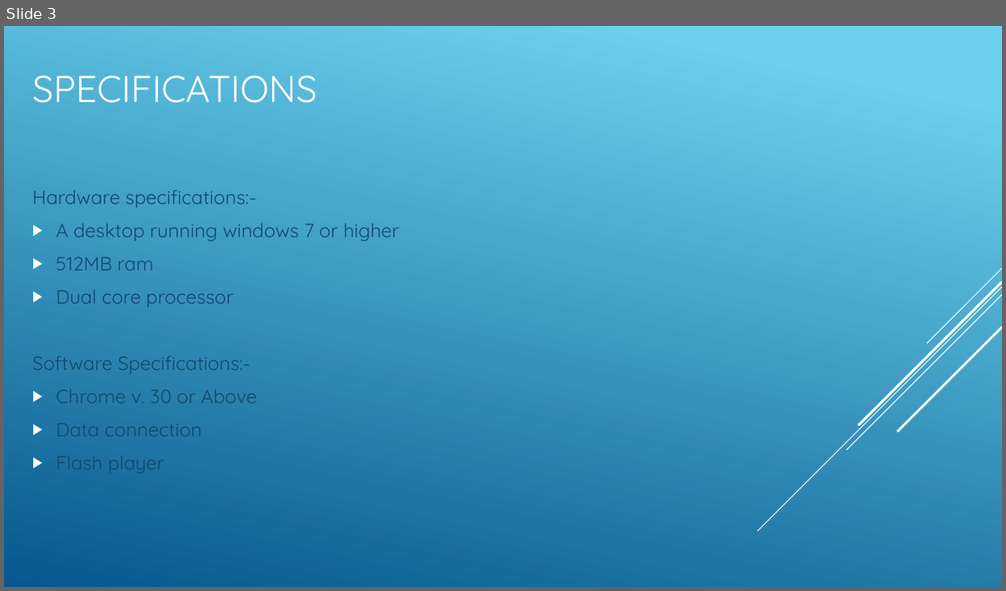
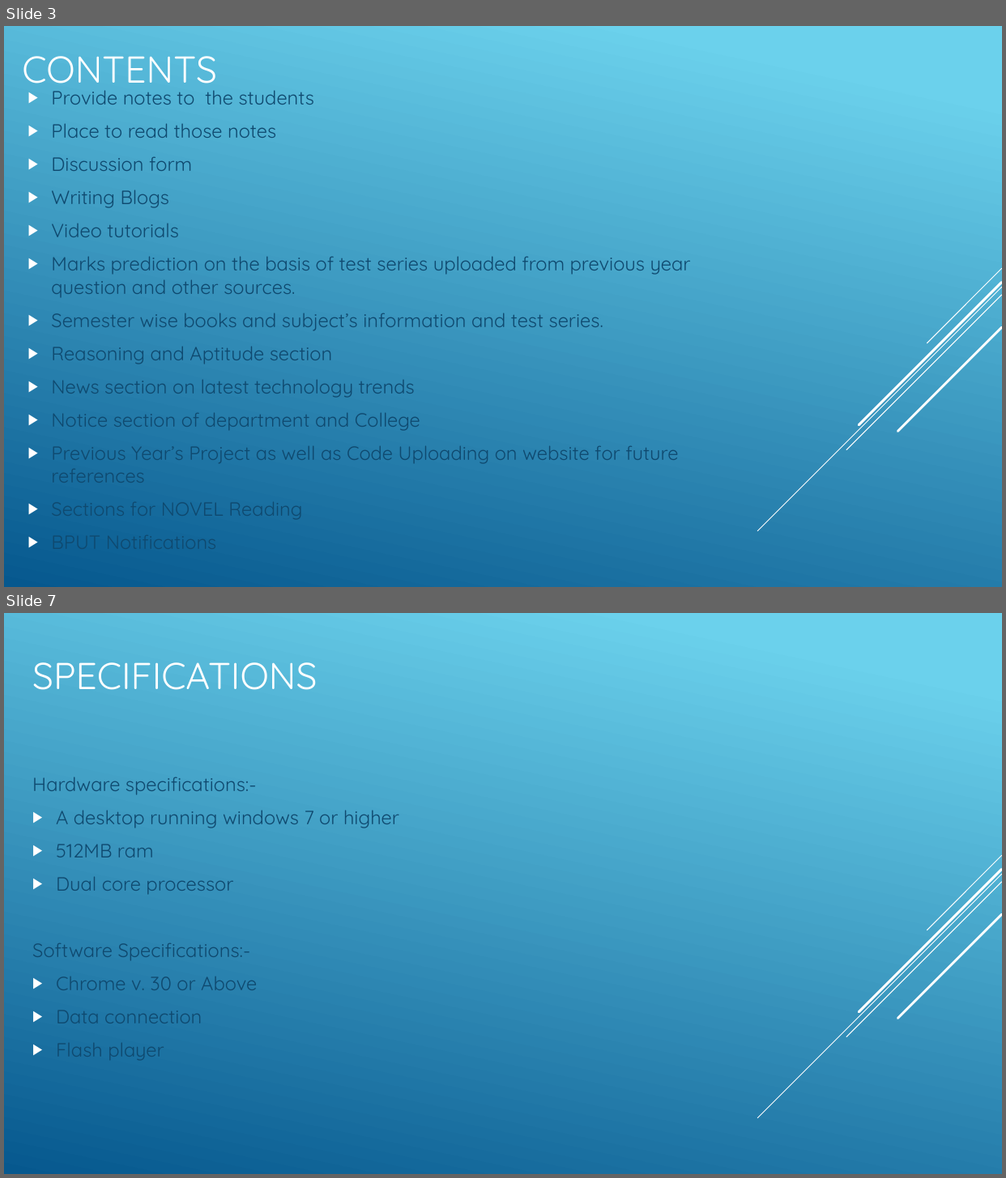
Before and after one commit to DSujitKumar/PaathShala, a slide deck: Paathsala.pptx. Shown one above the other, each under a label of ours: slide 3 before the commit, slides 3 and 7 after it; the slides between them are not shown. The pictures are 1006x591 and 1006x1178 pixels, drawn with LibreOffice and Linux fonts; fonts in the diff are those of the drawing. Boxes give left, top, right and bottom in pixels: in the first picture for what was removed or moved away, otherwise in the second. Text is boxed around its words. In the diff, an @@ line names an element or a change of style, - is before the commit and + after.

```diff
--- a/Paathsala.pptx
+++ b/Paathsala.pptx
@@ slide 3 added at bbox=[4, 26, 1002, 587], background gradient #6ED2EB to #06588E; not listed: 5 template elements that a slide beside it also shows @@
@@ title added at bbox=[22, 56, 217, 93], 36 pt, text #FFFFFF @@
+CONTENTS
@@ text added at bbox=[51, 90, 691, 464], 18.5 pt, text #0F496F @@
+▶ Provide notes to the students
+▶ Place to read those notes
+▶ Discussion form
+▶ Writing Blogs
+▶ Video tutorials
+▶ Marks prediction on the basis of test series uploaded from previous year question and other sources.
+▶ Semester wise books and subject’s information and test series.
+▶ Reasoning and Aptitude section
+▶ News section on latest technology trends
+▶ Notice section of department and College
+▶ Previous Year’s Project as well as Code Uploading on website for future references
+▶ Sections for NOVEL Reading
+▶ BPUT Notifications
@@ what was slide 3 is now slide 7 @@
```
Also in this commit, not shown: 5 slides changed, 2 other slides added, 1 slide removed.
